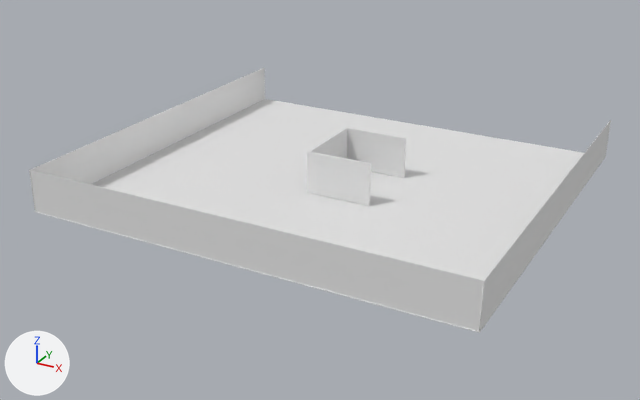
Renders of the Blender file DarkOps.blend from each side of a commit.
Camera for both pictures: a 50 mm camera at (55.0, -117.9, 52.0) aimed at (-4.6, -9.7, -2.1). Every picture has the same lights, and +X, +Y and +Z are marked at lower left.
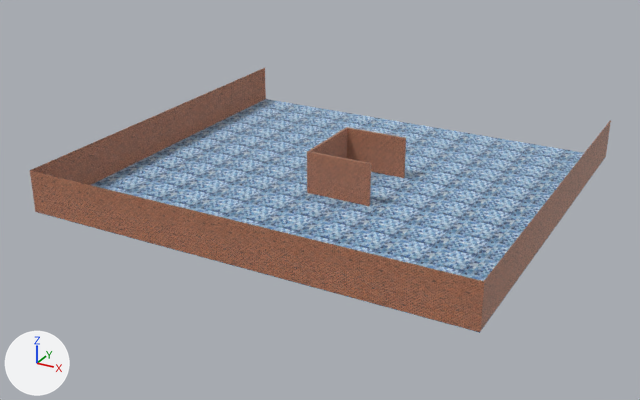
Boxes [x1, y1, x2, y2] around the edits, measured in the pictures (640 x 400 px):
'Cube.004', recoloured (white to blue)
    both: [37, 99, 605, 333]
'Cube.006', recoloured, moved
    before: [30, 170, 483, 331]
    after: [30, 171, 485, 332]
'Cube.005', recoloured
    both: [29, 68, 266, 212]
'Cube.002', recoloured (grey to brown)
    both: [479, 120, 611, 332]
'Cube.001', recoloured (white to brown)
    both: [309, 151, 371, 206]
'Cube', recoloured (grey to brown)
    both: [347, 128, 406, 178]
'Cube.003', recoloured (grey to brown)
    both: [307, 127, 348, 193]

The change, as a diff of the scene's bpy script:
```diff
--- a/DarkOps.blend.py
+++ b/DarkOps.blend.py
@@ img_wall_png @@
+img_wall_png = load_image('wall.png', 'wall.png', 564, 360, 'sRGB')
@@ img_floor_png_001 @@
+img_floor_png_001 = load_image('floor.png.001', 'floor.png', 640, 359, 'sRGB')
@@ mat_brick @@
+mat_brick = bpy.data.materials.new('Brick')
+# uses the picture img_wall_png
@@ mat_ground @@
+mat_ground = bpy.data.materials.new('Ground')
+# uses the picture img_floor_png_001
@@ me_cube_001 @@
 me_cube_001.from_pydata(...)  # 8 vertices, 6 faces; spans x -1.0..1.0, y -1.0..1.0, z -1.0..1.0
+me_cube_001.materials.append(mat_brick)
@@ me_cube_003 @@
 me_cube_003.from_pydata(...)  # 8 vertices, 6 faces; spans x -1.0..1.0, y -1.0..1.0, z -1.0..1.0
+me_cube_003.materials.append(mat_brick)
@@ me_cube_004 @@
 me_cube_004.from_pydata(...)  # 8 vertices, 6 faces; spans x 0.0..2.0, y 0.53..2.53, z 0.0..2.0
+me_cube_004.materials.append(mat_brick)
@@ me_cube_005 @@
 me_cube_005.from_pydata(...)  # 8 vertices, 6 faces; spans x -1.0..1.0, y -1.0..1.0, z -1.0..1.0
+me_cube_005.materials.append(mat_brick)
@@ me_cube_006 @@
 me_cube_006.from_pydata(...)  # 8 vertices, 6 faces; spans x -1.0..1.0, y -1.0..1.0, z -1.0..1.0
+me_cube_006.materials.append(mat_ground)
@@ me_cube_007 @@
 me_cube_007.from_pydata(...)  # 8 vertices, 6 faces; spans x 0.0..2.0, y 0.53..2.53, z 0.0..2.0
+me_cube_007.materials.append(mat_brick)
@@ me_cube_008 @@
 me_cube_008.from_pydata(...)  # 8 vertices, 6 faces; spans x 0.0..2.0, y 0.53..2.53, z 0.0..2.0
+me_cube_008.materials.append(mat_brick)
@@ ob_cube_006 @@
 ob_cube_006 = bpy.data.objects.new('Cube.006', me_cube_008)
-ob_cube_006.location = (-35.8, -36.7, -0.1)
+ob_cube_006.location = (-35.6, -36.8, -0.1)
 ob_cube_006.scale = (33.0, 0.0211, 3.16)
```
